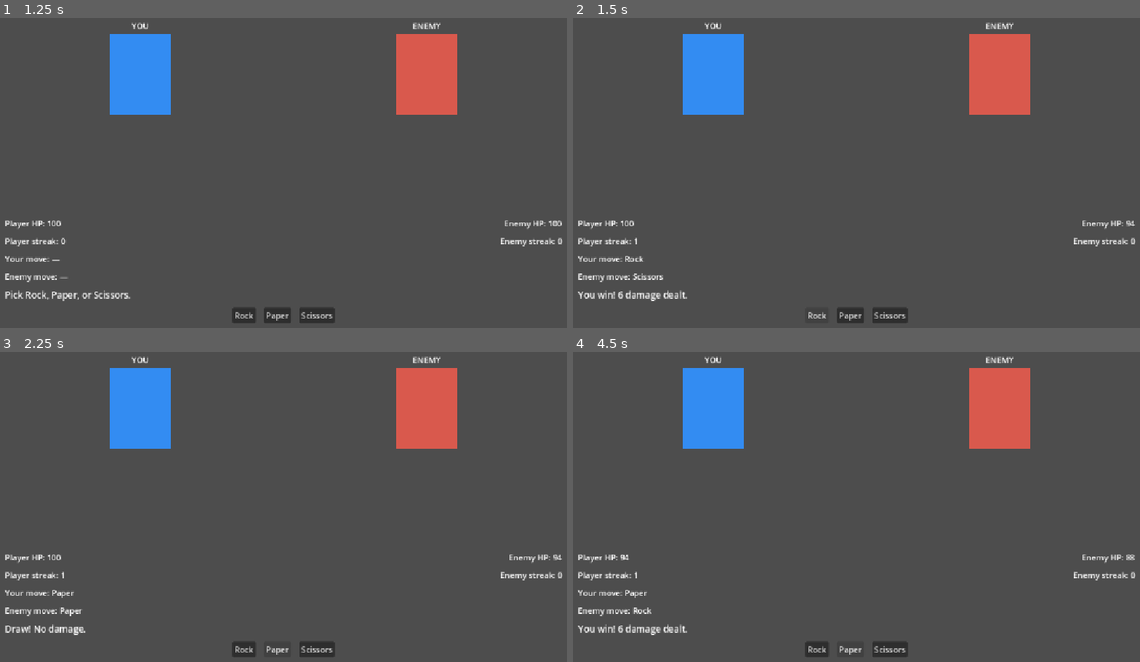
Above: before the commit, frames 1-4 (two rows, left to right).
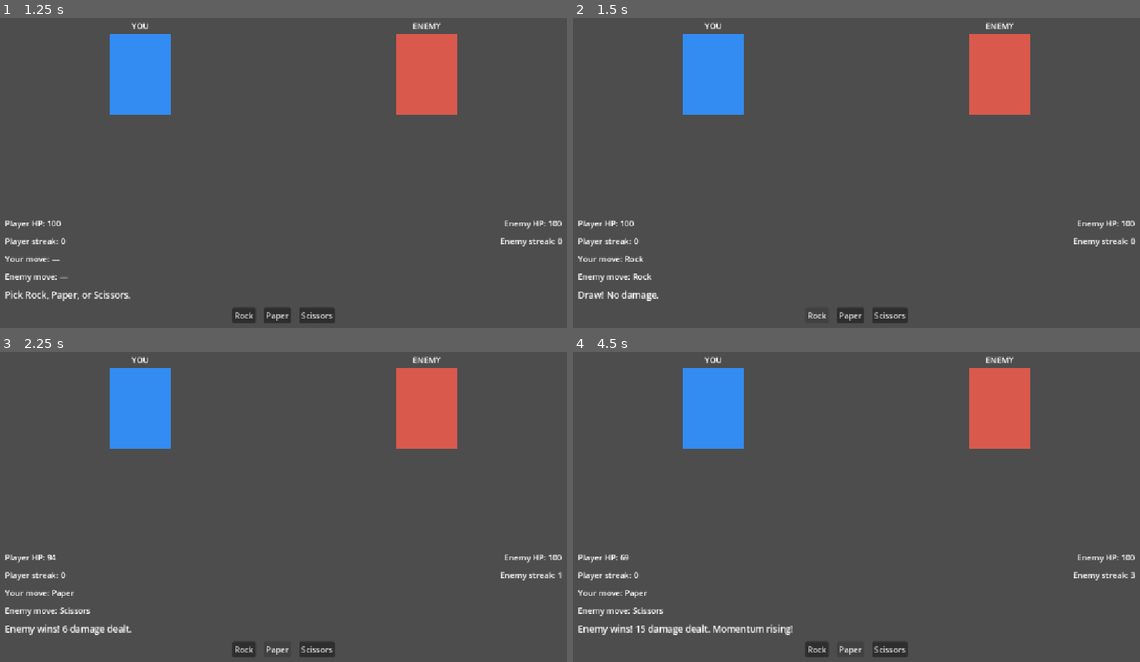
Above: after the commit, the same moments.

Repository: ZackPSmiley/RPS_Battler
Game: Godot game, scene res://main_menu.tscn
The game is run twice, just before and just after one commit, with the same random seed, the same clock (stepped at 60 frames per second) and the same inputs.
Inputs:
- Up to frame 1 (1.25 s): click "Start" at 0.5 s
- Up to frame 2 (1.5 s): click "Rock" at 1.25 s
- Up to frame 3 (2.25 s): click "Paper" at 2 s
- Up to frame 4 (4.5 s): click "Scissors" at 2.75 s; click "Rock" at 3.5 s; click "Paper" at 4.25 s

Frame 1 is identical in both runs. In frame 2, 0.5% of the frame differs, in the area x 0-100%, y 65-92%; in frame 3, 0.6%; in frame 4, 0.8%.

Commit message:
4th Cursor update of framework before beginning real dev

Diff:
--- a/battle_scene.tscn
+++ b/battle_scene.tscn
@@ -51,10 +51,18 @@
 text = "YOU"
 horizontal_alignment = 1
 
-[node name="PlayerBody" type="ColorRect" parent="UILayer/Margin/VBox/FighterRow/PlayerSide"]
+[node name="PlayerFighterRoot" type="Control" parent="UILayer/Margin/VBox/FighterRow/PlayerSide"]
 custom_minimum_size = Vector2(120, 160)
 layout_mode = 2
 size_flags_horizontal = 4
+
+[node name="PlayerBody" type="ColorRect" parent="UILayer/Margin/VBox/FighterRow/PlayerSide/PlayerFighterRoot"]
+layout_mode = 1
+anchors_preset = 15
+anchor_right = 1.0
+anchor_bottom = 1.0
+grow_horizontal = 2
+grow_vertical = 2
 color = Color(0.2, 0.55, 0.95, 1)
 
 [node name="EnemySide" type="VBoxContainer" parent="UILayer/Margin/VBox/FighterRow"]
@@ -66,10 +74,18 @@
 text = "ENEMY"
 horizontal_alignment = 1
 
-[node name="EnemyBody" type="ColorRect" parent="UILayer/Margin/VBox/FighterRow/EnemySide"]
+[node name="EnemyFighterRoot" type="Control" parent="UILayer/Margin/VBox/FighterRow/EnemySide"]
 custom_minimum_size = Vector2(120, 160)
 layout_mode = 2
 size_flags_horizontal = 4
+
+[node name="EnemyBody" type="ColorRect" parent="UILayer/Margin/VBox/FighterRow/EnemySide/EnemyFighterRoot"]
+layout_mode = 1
+anchors_preset = 15
+anchor_right = 1.0
+anchor_bottom = 1.0
+grow_horizontal = 2
+grow_vertical = 2
 color = Color(0.85, 0.35, 0.3, 1)
 
 [node name="HPLabels" type="HBoxContainer" parent="UILayer/Margin/VBox"]
--- a/scripts/battle/battle_controller.gd
+++ b/scripts/battle/battle_controller.gd
@@ -1,13 +1,18 @@
-## Match flow only — all display goes through BattleUI.
+## Match flow only — all display and feedback go through BattleUI.
 extends Control
+
+enum BattleState {
+	INPUT_OPEN,
+	ROUND_RESOLVING,
+	MATCH_OVER,
+}
 
 @onready var ui: BattleUI = $UILayer
 
+var _state: BattleState = BattleState.INPUT_OPEN
 var _player: FighterData
 var _enemy: FighterData
 var _enemy_ai: EnemyAI
-## When false, ignore move_chosen (match over or resolving).
-var _accepting_round_input: bool = true
 
 
 func _ready() -> void:
@@ -23,7 +28,7 @@
 
 
 func start_match() -> void:
-	_accepting_round_input = true
+	_state = BattleState.INPUT_OPEN
 	_player.reset_for_match()
 	_enemy.reset_for_match()
 	ui.reset_match_ui()
@@ -47,24 +52,42 @@
 			return 22 if streak >= 4 else 0
 
 
+static func _win_flavor_suffix(winner_streak: int, player_won: bool) -> String:
+	if winner_streak <= 1:
+		return ""
+	if winner_streak == 2:
+		return " Building momentum."
+	if winner_streak == 3:
+		return " Momentum rising!"
+	if winner_streak >= 4:
+		return " Finisher pressure!" if player_won else " Brutal streak!"
+	return ""
+
+
+static func _build_win_result_text(player_won: bool, damage: int, winner_streak: int) -> String:
+	var line: String = (
+		"You win! %d damage dealt." % damage
+		if player_won
+		else "Enemy wins! %d damage dealt." % damage
+	)
+	return line + _win_flavor_suffix(winner_streak, player_won)
+
+
 func _on_move_chosen(player_move: RoundResolver.Move) -> void:
-	if not _accepting_round_input:
+	if _state != BattleState.INPUT_OPEN:
 		return
-	# Block re-entry until this round is fully resolved (stops double-click races).
-	_accepting_round_input = false
+	_state = BattleState.ROUND_RESOLVING
 
 	var enemy_move: RoundResolver.Move = _enemy_ai.pick_move()
 	var outcome: RoundResolver.Outcome = RoundResolver.resolve(player_move, enemy_move)
 
-	ui.show_moves(
-		RoundResolver.move_to_string(player_move),
-		RoundResolver.move_to_string(enemy_move)
-	)
+	var p_str: String = RoundResolver.move_to_string(player_move)
+	var e_str: String = RoundResolver.move_to_string(enemy_move)
 
 	if outcome == RoundResolver.Outcome.DRAW:
-		ui.show_result("Draw! No damage.")
+		ui.show_round_resolution(p_str, e_str, "Draw! No damage.")
 		_sync_ui_to_state()
-		_accepting_round_input = true
+		_state = BattleState.INPUT_OPEN
 		return
 
 	if outcome == RoundResolver.Outcome.PLAYER_WIN:
@@ -72,13 +95,17 @@
 		_enemy.streak = 0
 		var damage: int = _damage_for_streak(_player.streak)
 		_enemy.apply_damage(damage)
-		ui.show_result("You win! %d damage dealt." % damage)
+		ui.show_round_resolution(p_str, e_str, _build_win_result_text(true, damage, _player.streak))
+		ui.flash_enemy_hit(damage)
+		ui.pulse_streak_label(true)
 	elif outcome == RoundResolver.Outcome.ENEMY_WIN:
 		_enemy.streak += 1
 		_player.streak = 0
 		var damage: int = _damage_for_streak(_enemy.streak)
 		_player.apply_damage(damage)
-		ui.show_result("Enemy wins! %d damage dealt." % damage)
+		ui.show_round_resolution(p_str, e_str, _build_win_result_text(false, damage, _enemy.streak))
+		ui.flash_player_hit(damage)
+		ui.pulse_streak_label(false)
 
 	_sync_ui_to_state()
 
@@ -87,11 +114,11 @@
 	elif _enemy.is_defeated():
 		_finish_match(true)
 	else:
-		_accepting_round_input = true
+		_state = BattleState.INPUT_OPEN
 
 
 func _finish_match(player_won: bool) -> void:
-	_accepting_round_input = false
+	_state = BattleState.MATCH_OVER
 	ui.show_end_screen(player_won)
 
 
--- a/scripts/fighters/enemy_ai.gd
+++ b/scripts/fighters/enemy_ai.gd
@@ -1,9 +1,19 @@
-## Picks a random R/P/S move. Swap implementation later for patterns or difficulty.
+## Random R/P/S for now. Structure supports future weighted or biased picks.
 class_name EnemyAI
 extends RefCounted
 
+## Placeholder for later difficulty tuning (does not change behavior yet).
+enum Personality { BALANCED, AGGRESSIVE, CAUTIOUS }
+
+var personality: Personality = Personality.BALANCED
+var difficulty: int = 1
+
 
 func pick_move() -> RoundResolver.Move:
+	return _pick_random_uniform()
+
+
+func _pick_random_uniform() -> RoundResolver.Move:
 	var roll := randi_range(0, 2)
 	match roll:
 		0:
--- a/scripts/ui/battle_ui.gd
+++ b/scripts/ui/battle_ui.gd
@@ -1,4 +1,4 @@
-## All battle HUD updates and player input signals live here.
+## All battle HUD updates, feedback, and input signals.
 class_name BattleUI
 extends Control
 
@@ -18,9 +18,33 @@
 @onready var scissors_button: Button = $Margin/VBox/ChoiceRow/ScissorsButton
 @onready var restart_button: Button = $Margin/VBox/RestartButton
 
+@onready var player_fighter_root: Control = $Margin/VBox/FighterRow/PlayerSide/PlayerFighterRoot
+@onready var enemy_fighter_root: Control = $Margin/VBox/FighterRow/EnemySide/EnemyFighterRoot
+@onready var player_body: ColorRect = $Margin/VBox/FighterRow/PlayerSide/PlayerFighterRoot/PlayerBody
+@onready var enemy_body: ColorRect = $Margin/VBox/FighterRow/EnemySide/EnemyFighterRoot/EnemyBody
+
+var _player_base_color: Color
+var _enemy_base_color: Color
+var _fighter_feedback_tween: Tween = null
+var _streak_pulse_tween: Tween = null
+
 
 func _ready() -> void:
+	_player_base_color = player_body.color
+	_enemy_base_color = enemy_body.color
+	player_fighter_root.pivot_offset = player_fighter_root.size / 2.0
+	enemy_fighter_root.pivot_offset = enemy_fighter_root.size / 2.0
+	player_fighter_root.resized.connect(_on_player_fighter_resized)
+	enemy_fighter_root.resized.connect(_on_enemy_fighter_resized)
 	_connect_buttons()
+
+
+func _on_player_fighter_resized() -> void:
+	player_fighter_root.pivot_offset = player_fighter_root.size / 2.0
+
+
+func _on_enemy_fighter_resized() -> void:
+	enemy_fighter_root.pivot_offset = enemy_fighter_root.size / 2.0
 
 
 func _connect_buttons() -> void:
@@ -65,11 +89,17 @@
 	round_result_label.text = text
 
 
+## Single place to refresh move lines + round copy after a resolve.
+func show_round_resolution(player_move: String, enemy_move: String, result_text: String) -> void:
+	show_moves(player_move, enemy_move)
+	show_result(result_text)
+
+
 func show_end_screen(player_won: bool) -> void:
 	match_end_label.visible = true
 	match_end_label.text = "Player Wins!" if player_won else "Enemy Wins!"
 	restart_button.visible = true
-	toggle_input(false)
+	set_controls_locked(true)
 
 
 func hide_end_screen() -> void:
@@ -78,15 +108,86 @@
 	restart_button.visible = false
 
 
-func toggle_input(enabled: bool) -> void:
-	rock_button.disabled = not enabled
-	paper_button.disabled = not enabled
-	scissors_button.disabled = not enabled
+func set_controls_locked(locked: bool) -> void:
+	rock_button.disabled = locked
+	paper_button.disabled = locked
+	scissors_button.disabled = locked
 
 
-## Full UI reset at match start: labels, end-of-match chrome, input on.
+func reset_visual_state() -> void:
+	_kill_fighter_tween()
+	_kill_streak_tween()
+	player_fighter_root.scale = Vector2.ONE
+	enemy_fighter_root.scale = Vector2.ONE
+	player_fighter_root.rotation_degrees = 0.0
+	enemy_fighter_root.rotation_degrees = 0.0
+	player_body.color = _player_base_color
+	enemy_body.color = _enemy_base_color
+	player_streak_label.modulate = Color.WHITE
+	enemy_streak_label.modulate = Color.WHITE
+	player_streak_label.scale = Vector2.ONE
+	enemy_streak_label.scale = Vector2.ONE
+
+
+## Full UI reset at match start: visuals, labels, end chrome, input unlocked.
 func reset_match_ui() -> void:
+	reset_visual_state()
 	hide_end_screen()
-	show_moves("—", "—")
-	show_result("Pick Rock, Paper, or Scissors.")
-	toggle_input(true)
+	show_round_resolution("—", "—", "Pick Rock, Paper, or Scissors.")
+	set_controls_locked(false)
+
+
+func flash_player_hit(damage: int) -> void:
+	_play_hit_feedback(player_body, player_fighter_root, _player_base_color, damage, 1.0)
+
+
+func flash_enemy_hit(damage: int) -> void:
+	_play_hit_feedback(enemy_body, enemy_fighter_root, _enemy_base_color, damage, -1.0)
+
+
+func _feedback_strength(damage: int) -> float:
+	return clampf(float(damage) / 22.0, 0.35, 1.0)
+
+
+func _play_hit_feedback(body: ColorRect, root: Control, base_color: Color, damage: int, nudge_dir: float) -> void:
+	_kill_fighter_tween()
+	var strength := _feedback_strength(damage)
+	var flash_color := base_color.lerp(Color(1.0, 0.45, 0.35), 0.65 + 0.2 * strength)
+	var punch := 1.0 + 0.04 + 0.06 * strength
+	var tw := create_tween()
+	tw.set_parallel(true)
+	tw.tween_property(body, "color", flash_color, 0.04 * strength)
+	tw.tween_property(root, "scale", Vector2(punch, punch), 0.05)
+	tw.tween_property(root, "rotation_degrees", 5.0 * nudge_dir * strength, 0.05)
+	tw.chain()
+	tw.set_parallel(true)
+	tw.tween_property(body, "color", base_color, 0.11 + 0.05 * strength)
+	tw.tween_property(root, "scale", Vector2.ONE, 0.1)
+	tw.tween_property(root, "rotation_degrees", 0.0, 0.1)
+	_fighter_feedback_tween = tw
+
+
+func _kill_fighter_tween() -> void:
+	if _fighter_feedback_tween != null and is_instance_valid(_fighter_feedback_tween):
+		_fighter_feedback_tween.kill()
+	_fighter_feedback_tween = null
+
+
+func pulse_streak_label(is_player: bool) -> void:
+	_kill_streak_tween()
+	var lbl: Label = player_streak_label if is_player else enemy_streak_label
+	var tw := create_tween()
+	tw.set_parallel(true)
+	tw.tween_property(lbl, "modulate", Color(1.2, 1.15, 0.75), 0.07)
+	tw.tween_property(lbl, "scale", Vector2(1.08, 1.08), 0.08)
+	tw.chain()
+	tw.set_parallel(true)
+	tw.tween_property(lbl, "modulate", Color.WHITE, 0.18)
+	tw.tween_property(lbl, "scale", Vector2.ONE, 0.14)
+	_streak_pulse_tween = tw
+
+
+func _kill_streak_tween() -> void:
+	if _streak_pulse_tween != null and is_instance_valid(_streak_pulse_tween):
+		_streak_pulse_tween.kill()
+	_streak_pulse_tween = null
